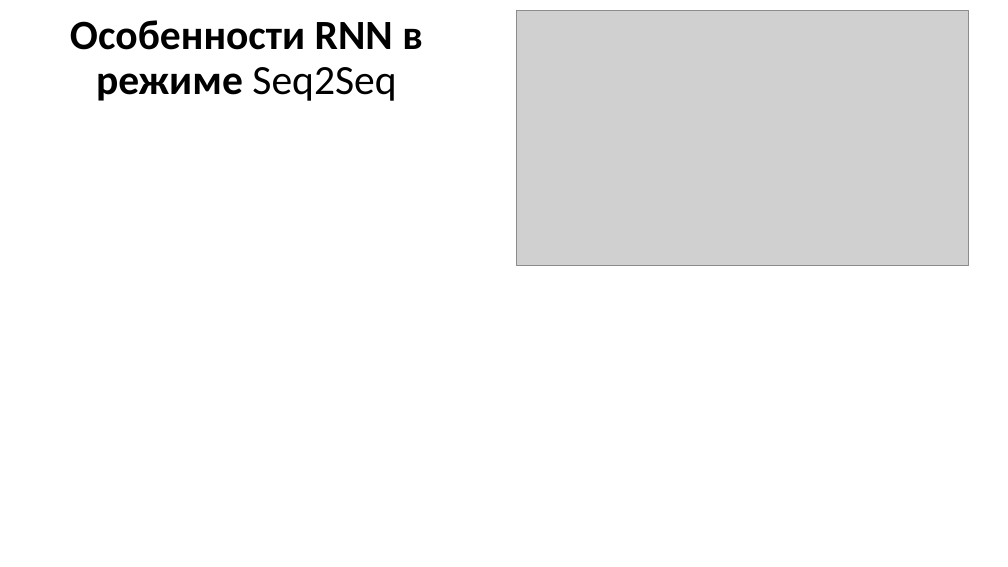
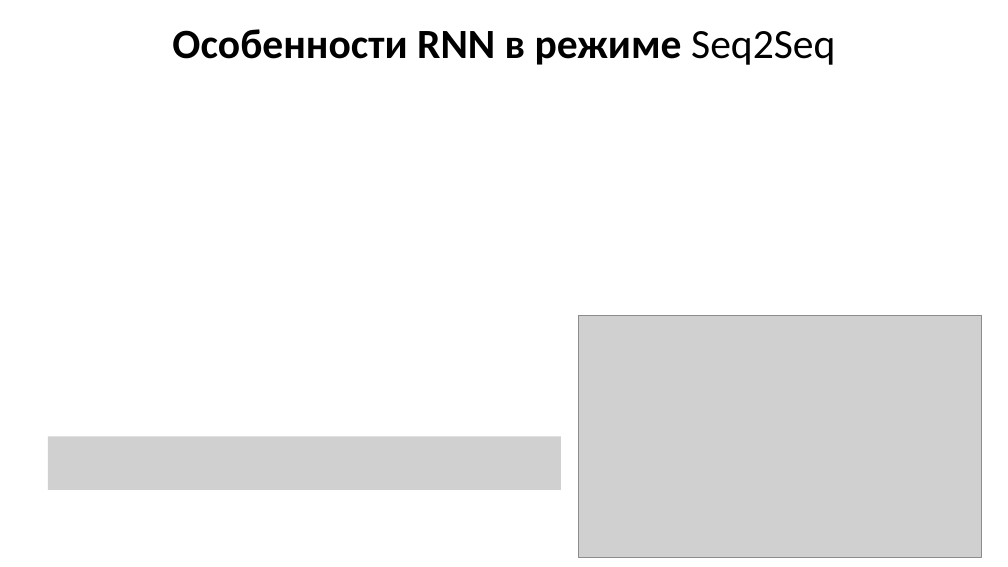
Before and after one commit to MVRonkin/TimeSeriesCourse, a slide deck: slide 4 of 2025/LEC/07-3 Transformers.pptx. Drawn at 1008x567 pixels with LibreOffice and Linux fonts; fonts in the diff are those of the drawing; grey boxes stand for pictures. Boxes give left, top, right and bottom in pixels: in the first picture for what was removed or moved away, otherwise in the second. Text is boxed around its words. In the diff, an @@ line names an element or a change of style, - is before the commit and + after.

```diff
--- a/2025/LEC/07-3 Transformers.pptx
+++ b/2025/LEC/07-3 Transformers.pptx
@@ title "Особенности RNN в режиме Seq2Seq" rewrapped from <box>70,20,423,101</box> to <box>172,29,835,65</box> @@
@@ picture removed at <box>516,11,969,266</box> @@
@@ picture added at <box>578,315,982,558</box> @@
@@ picture added at <box>48,436,560,490</box> @@
```
Also in this commit, not shown: 8 other slides changed, 5 slides added, 1 slide removed.
